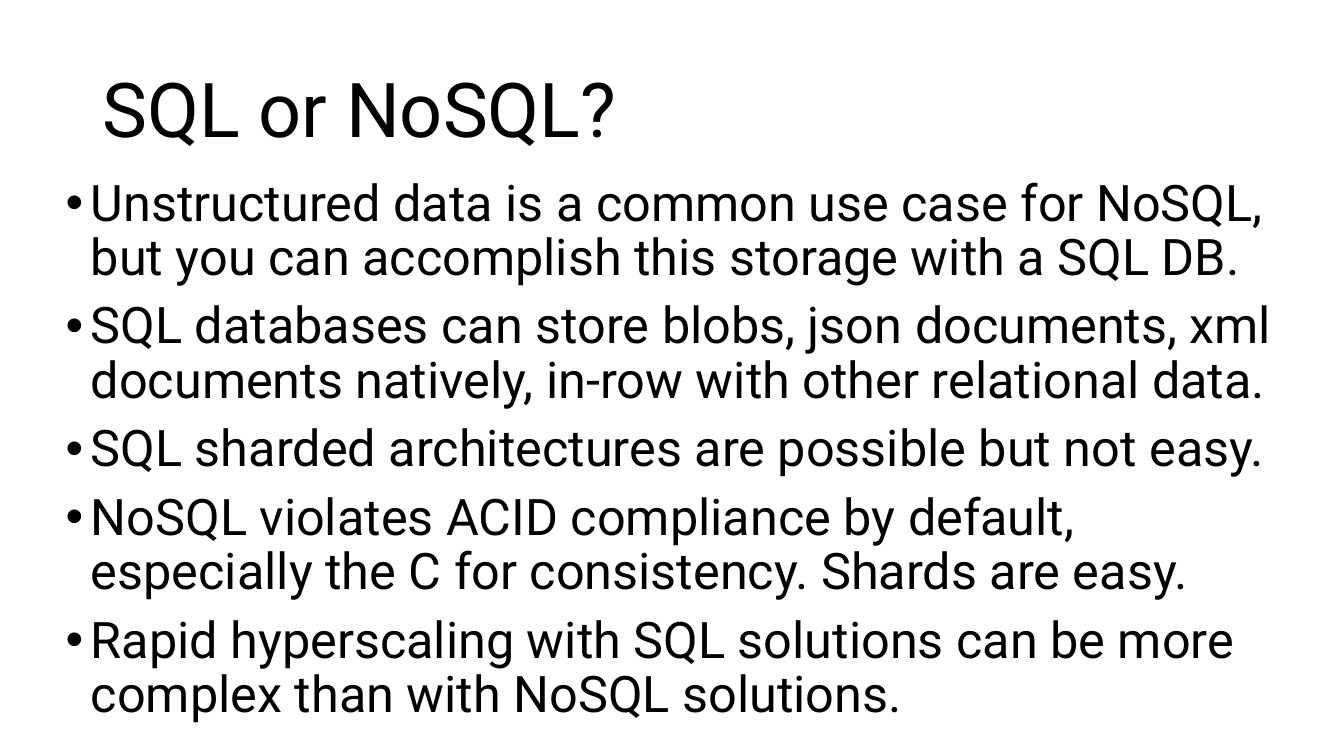
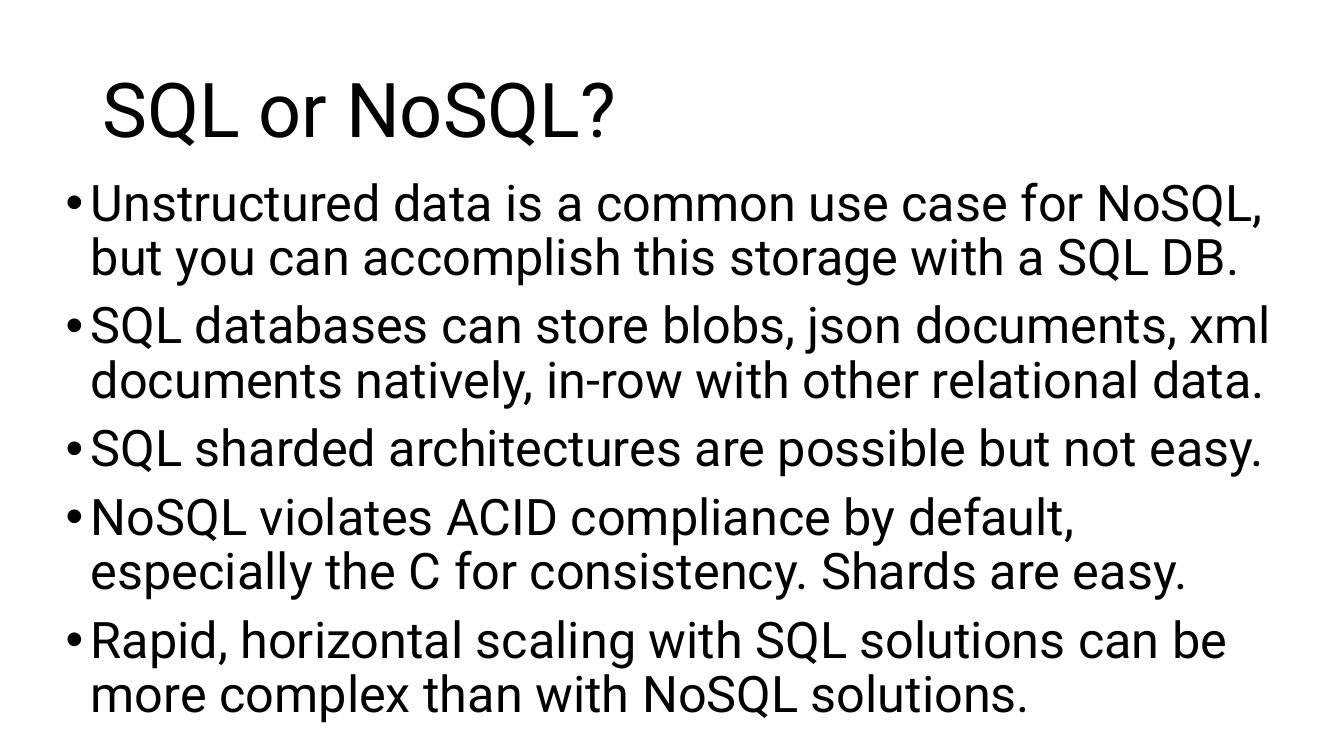
Before and after one commit to williamadba/Public-Presentations, a slide deck: slide 20 of SELU/Distinguished Speaker Series - Sept 2020 - Databases for the Aspiring App Dev.pptx. Drawn at 1344x756 pixels with LibreOffice and Linux fonts; fonts in the diff are those of the drawing. Boxes give left, top, right and bottom in pixels: in the first picture for what was removed or moved away, otherwise in the second. Text is boxed around its words. In the diff, an @@ line names an element or a change of style, - is before the commit and + after.

```diff
--- a/SELU/Distinguished Speaker Series - Sept 2020 - Databases for the Aspiring App Dev.pptx
+++ b/SELU/Distinguished Speaker Series - Sept 2020 - Databases for the Aspiring App Dev.pptx
@@ text at (91, 620, 1227, 723): text changed @@
-• Rapid hyperscaling with SQL solutions can be more complex than with NoSQL solutions.
+• Rapid, horizontal scaling with SQL solutions can be more complex than with NoSQL solutions.
```
Also in this commit, not shown: 3 other slides changed.
